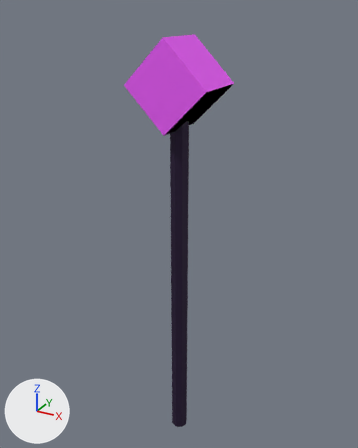
The glTF model public/assets/weapons/heroes/dazzle.glb: old version first, new version second.
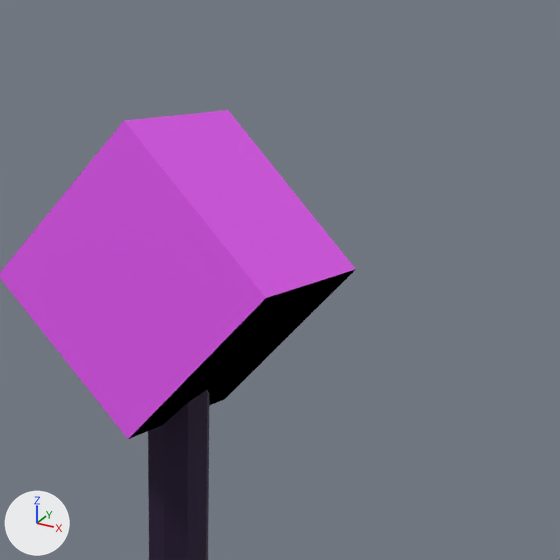
Old and new are each drawn whole from a 50 mm camera at (0.842, -1.535, 1.195) aimed at (-0.027, 0.044, 0.405) and again close up on the part from 35% to 83% of the width and 0% to 39% of the height. The axes (+X, +Y, +Z) are drawn at lower left. The lights are the same throughout. The first two pictures are the older version.

In view in the first close-up: 'dazzle-head-gem', 'dazzle-shaft'.
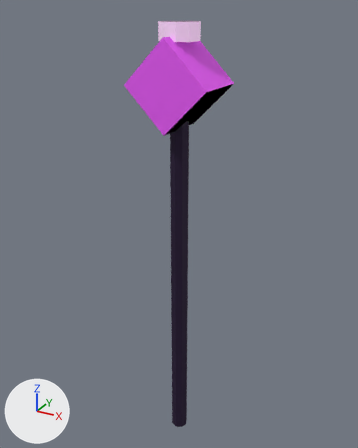
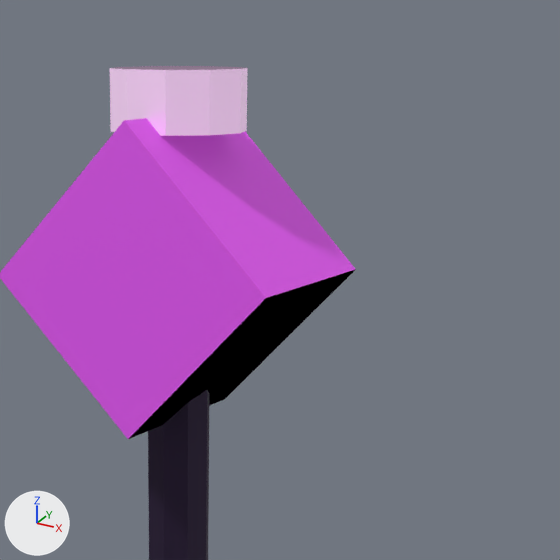
Boxes [x1, y1, x2, y2] around the edits, measured in the close-ups (560 x 560 px):
'dazzle-cap', added
    after: [110, 66, 248, 136]

The change in detail:
Material 'accent' (mat_accent) is new.
Its base color is (1.0, 0.687, 1.0) (pale pink #ffd8ff).
Its metallic is 0.35.
Its roughness is 0.32.
Its emission color is (0.25, 0.172, 0.25) (greyish purple #897389).
Its emission strength is 1.0.
Mesh me_dazzle_staff_cap is new.
It has 24 vertices, 40 faces and spans x -0.07..0.07, y -0.0666..0.0666, z 1.09..1.15.
It uses material mat_accent (pale pink #ffd8ff, glowing greyish purple #897389).
Object 'dazzle-cap' (ob_dazzle_cap) is new; it shows me_dazzle_staff_cap.
Its location is (0.0, 0.0, 0.0).
